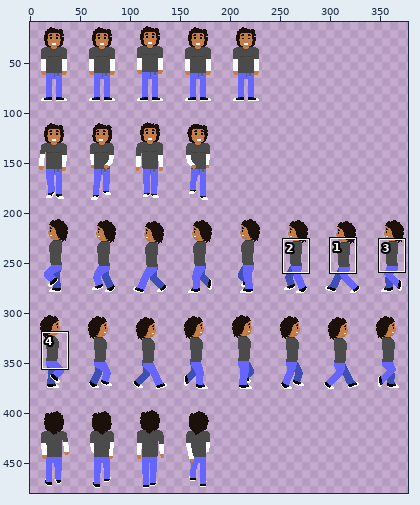
Sprite sheet -- res/img/player.png. The picture above shows the old version from afar; the outline marks the close-up.
Close-up. Earlier state:
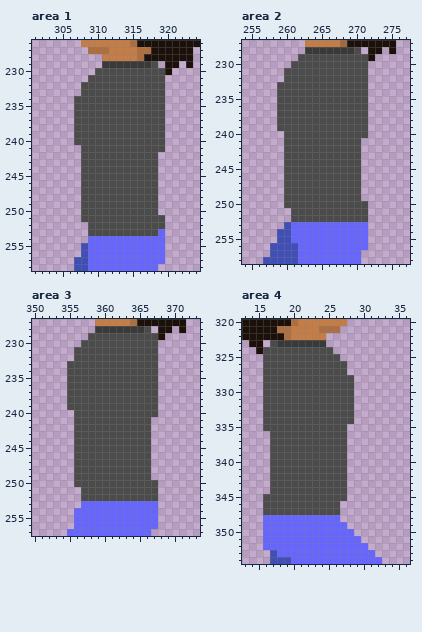
The file is 384x480 pixels. Colours within 5 levels of each other are drawn and written as one. Shown: area 1: x 301..324, y 226..258; area 2: x 254..277, y 227..258; area 3: x 350..373, y 227..257; area 4: x 13..36, y 320..354. The wide view leaves out empty margins. The commit also changed other parts of the picture, which this record leaves out.
New version:
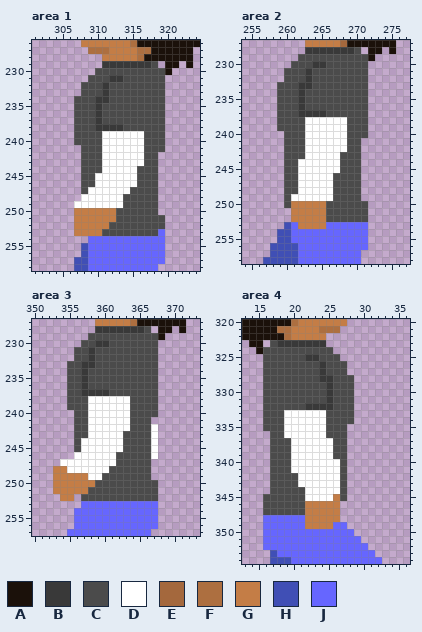
Palette (. is transparent): A #1b110a  B #393939  C #4b4b4b  D #ffffff  E #a4683d  F #ad6f40  G #c47d46  H #404fb5  J #6666ff
Change:
--- area 1
@@ x 305..318 @@
 230 .....CCCCCCCCC
-231 ....CCCCCCCCCC
-232 ...CCCCCCCCCCC
-233 ...CCCCCCCCCCC
-234 ..CCCCCCCCCCCC
-235 ..CCCCCCCCCCCC
-236 ..CCCCCCCCCCCC
-237 ..CCCCCCCCCCCC
-238 ..CCCCCCCCCCCC
-239 ..CCCCCCCCCCCC
-240 ..CCCCCCCCCCCC
-241 ...CCCCCCCCCCC
-242 ...CCCCCCCCCCC
-243 ...CCCCCCCCCCC
-244 ...CCCCCCCCCCC
-245 ...CCCCCCCCCCC
-246 ...CCCCCCCCCCC
-247 ...CCCCCCCCCCC
-248 ...CCCCCCCCCCC
-249 ...CCCCCCCCCCC
-250 ...CCCCCCCCCCC
-251 ...CCCCCCCCCCC
-252 ....CCCCCCCCCC
-253 ....CCCCCCCCCC
+231 ....CCCBBCCCCC
+232 ...CCCBCCCCCCC
+233 ...CCCBCCCCCCC
+234 ..CCCBBCCCCCCC
+235 ..CCCBCCCCCCCC
+236 ..CCCBCCCCCCCC
+237 ..CCCBCCCCCCCC
+238 ..CCCBBBBCCCCC
+239 ..CCCCDDDDDDCC
+240 ..CCCCDDDDDDCC
+241 ...CCCDDDDDDCC
+242 ...CCCDDDDDDCC
+243 ...CCCDDDDDDCC
+244 ...CCCDDDDDCCC
+245 ...CCDDDDDDCCC
+246 ...CCDDDDDDCCC
+247 ...CDDDDDDCCCC
+248 ...DDDDDDCCCCC
+249 ..DDDDDDDCCCCC
+250 ..GGGGGGCCCCCC
+251 ..GGGGGGCCCCCC
+252 ..GGGGGCCCCCCC
+253 ..GGGGCCCCCCCC
 254 ....JJJJJJJJJJ
--- area 2
@@ x 259..270 @@
 229 ...CCCCCCCCC
-230 ..CCCCCCCCCC
-231 .CCCCCCCCCCC
-232 .CCCCCCCCCCC
-233 CCCCCCCCCCCC
-234 CCCCCCCCCCCC
-235 CCCCCCCCCCCC
-236 CCCCCCCCCCCC
-237 CCCCCCCCCCCC
-238 CCCCCCCCCCCC
-239 CCCCCCCCCCCC
-240 .CCCCCCCCCCC
-241 .CCCCCCCCCCC
-242 .CCCCCCCCCCC
-243 .CCCCCCCCCCC
-244 .CCCCCCCCCCC
-245 .CCCCCCCCCCC
-246 .CCCCCCCCCCC
-247 .CCCCCCCCCCC
-248 .CCCCCCCCCCC
-249 .CCCCCCCCCCC
-250 .CCCCCCCCCCC
-251 ..CCCCCCCCCC
-252 ..CCCCCCCCCC
-253 .HJJJJJJJJJJ
+230 ..CCCBBCCCCC
+231 .CCCBCCCCCCC
+232 .CCCBCCCCCCC
+233 CCCBBCCCCCCC
+234 CCCBCCCCCCCC
+235 CCCBCCCCCCCC
+236 CCCBCCCCCCCC
+237 CCCBBBBCCCCC
+238 CCCCDDDDDDCC
+239 CCCCDDDDDDCC
+240 .CCCDDDDDDCC
+241 .CCCDDDDDDCC
+242 .CCCDDDDDDCC
+243 .CCCDDDDDCCC
+244 .CCDDDDDDCCC
+245 .CCDDDDDDCCC
+246 .CCDDDDDCCCC
+247 .CCDDDDDCCCC
+248 .CCDDDDDCCCC
+249 .CDDDDDDCCCC
+250 .CGGGGGCCCCC
+251 ..GGGGGCCCCC
+252 ..GGGGGCCCCC
+253 .HJGGGGJJJJJ
 254 HHJJJJJJJJJJ
--- area 3
@@ x 350..373 @@
 229 ........CCCCCCCCCCA.....
-230 .......CCCCCCCCCCC......
-231 ......CCCCCCCCCCCC......
-232 ......CCCCCCCCCCCC......
-233 .....CCCCCCCCCCCCC......
-234 .....CCCCCCCCCCCCC......
-235 .....CCCCCCCCCCCCC......
-236 .....CCCCCCCCCCCCC......
-237 .....CCCCCCCCCCCCC......
-238 .....CCCCCCCCCCCCC......
-239 .....CCCCCCCCCCCCC......
-240 ......CCCCCCCCCCCC......
-241 ......CCCCCCCCCCC.......
-242 ......CCCCCCCCCCC.......
-243 ......CCCCCCCCCCC.......
-244 ......CCCCCCCCCCC.......
-245 ......CCCCCCCCCCC.......
-246 ......CCCCCCCCCCC.......
-247 ......CCCCCCCCCCC.......
-248 ......CCCCCCCCCCC.......
-249 ......CCCCCCCCCCC.......
-250 ......CCCCCCCCCCCC......
-251 .......CCCCCCCCCCC......
-252 .......CCCCCCCCCCC......
+230 .......CCBBCCCCCCC......
+231 ......CCBCCCCCCCCC......
+232 ......CCBCCCCCCCCC......
+233 .....CCBBCCCCCCCCC......
+234 .....CCBCCCCCCCCCC......
+235 .....CCBCCCCCCCCCC......
+236 .....CCBCCCCCCCCCC......
+237 .....CCBBBBCCCCCCC......
+238 .....CCCDDDDDDCCCC......
+239 .....CCCDDDDDDCCCC......
+240 ......CCDDDDDDCCCC......
+241 ......CCDDDDDDCCC.......
+242 ......CCDDDDDDCCCD......
+243 ......CCDDDDDCCCCD......
+244 ......CDDDDDDCCCCD......
+245 ......CDDDDDDCCCCD......
+246 ......DDDDDDCCCCCD......
+247 ....DDDDDDDDCCCCC.......
+248 ...GGDDDDDDCCCCCC.......
+249 ...GGGGGDDCCCCCCC.......
+250 ...GGGGGGCCCCCCCCC......
+251 ...GGGGGCCCCCCCCCC......
+252 ....GG.CCCCCCCCCCC......
 253 .......JJJJJJJJJJJ......
--- area 4
@@ x 17..28 @@
 324 CCCCCCCCC...
-325 CCCCCCCCCC..
-326 CCCCCCCCCCC.
-327 CCCCCCCCCCC.
-328 CCCCCCCCCCCC
-329 CCCCCCCCCCCC
-330 CCCCCCCCCCCC
-331 CCCCCCCCCCCC
-332 CCCCCCCCCCCC
-333 CCCCCCCCCCCC
-334 CCCCCCCCCCCC
-335 CCCCCCCCCCC.
-336 CCCCCCCCCCC.
-337 CCCCCCCCCCC.
-338 CCCCCCCCCCC.
-339 CCCCCCCCCCC.
-340 CCCCCCCCCCC.
-341 CCCCCCCCCCC.
-342 CCCCCCCCCCC.
-343 CCCCCCCCCCC.
-344 CCCCCCCCCCC.
-345 CCCCCCCCCCC.
-346 CCCCCCCCCC..
-347 CCCCCCCCCC..
-348 JJJJJJJJJJ..
-349 JJJJJJJJJJJ.
+325 CCCCCBBCCC..
+326 CCCCCCCBCCC.
+327 CCCCCCCBCCC.
+328 CCCCCCCBBCCC
+329 CCCCCCCCBCCC
+330 CCCCCCCCBCCC
+331 CCCCCCCCBCCC
+332 CCCCCBBBBCCC
+333 CCDDDDDDCCCC
+334 CCDDDDDDCCCC
+335 CCDDDDDDCCC.
+336 CCDDDDDDCCC.
+337 CCCDDDDDDCC.
+338 CCCDDDDDDCC.
+339 CCCDDDDDDCC.
+340 CCCDDDDDDDC.
+341 CCCDDDDDDDC.
+342 CCCCDDDDDDC.
+343 CCCCDDDDDDC.
+344 CCCCCDDDDDC.
+345 CCCCCDDDDGC.
+346 CCCCCGGGGG..
+347 CCCCCGGGGG..
+348 JJJJJGGGGG..
+349 JJJJJGGGGJJ.
 350 JJJJJJJJJJJJ
Changed places in both close-ups, as pixel boxes (x1, y1, x2, y2):
changed: (74, 75, 144, 236)
changed: (291, 61, 347, 229)
changed: (53, 340, 158, 501)
changed: (284, 354, 340, 529)
